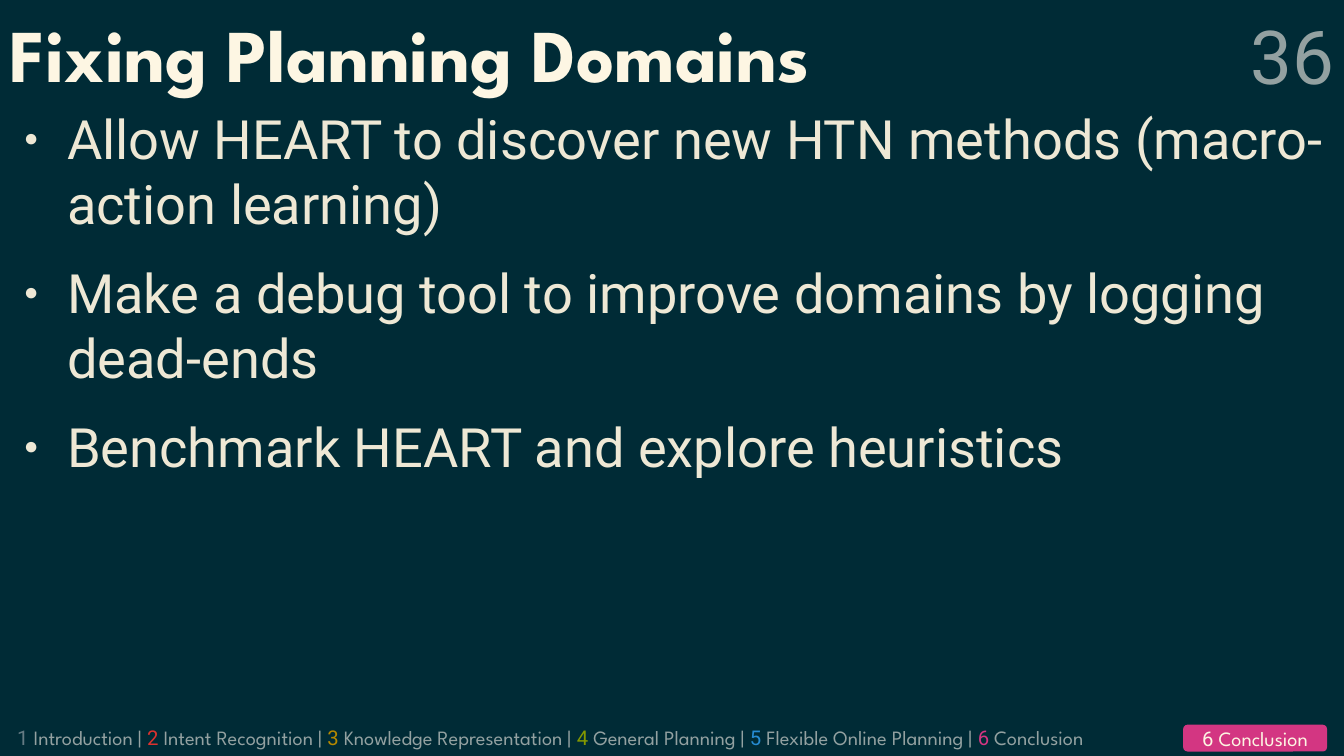
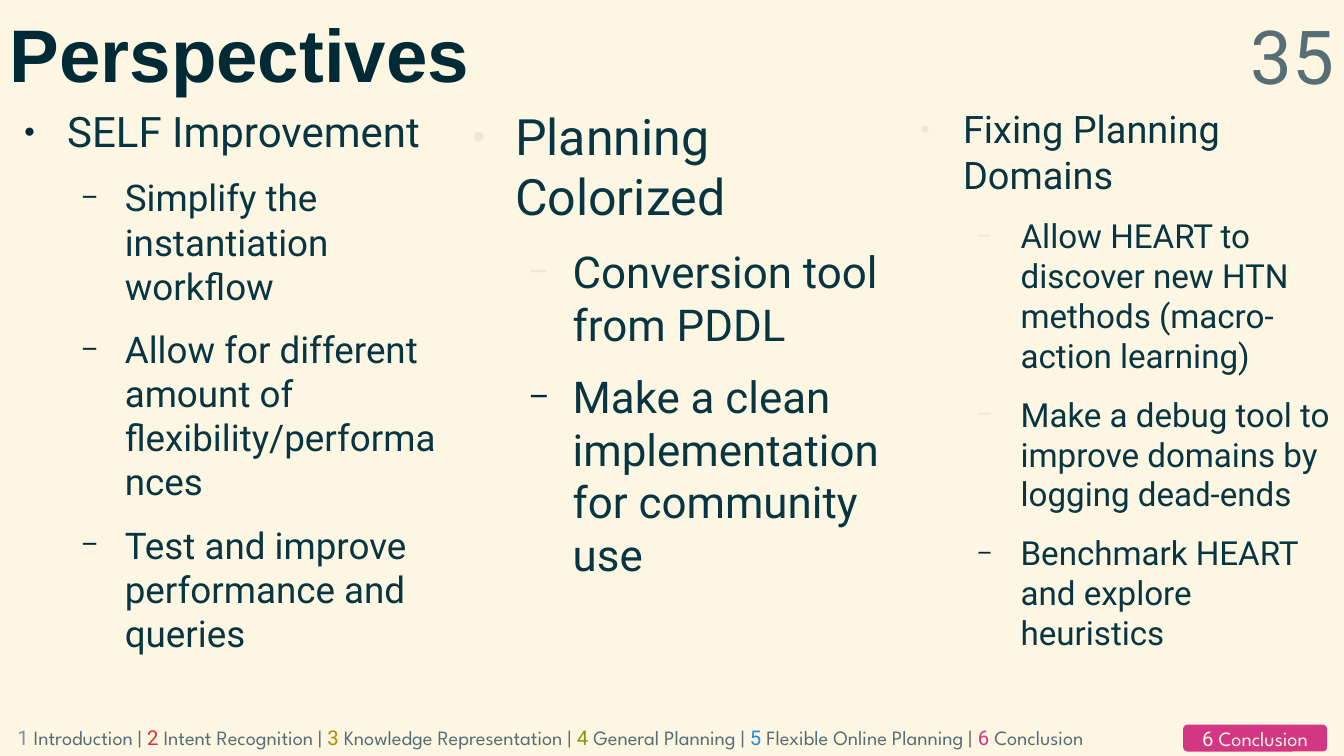
Before and after one commit to grea09/gennio, a slide deck: slide 35 of doc/defense.odp (slide 36 before the commit). Drawn at 1344x756 pixels with LibreOffice and Linux fonts; fonts in the diff are those of the drawing. Boxes give left, top, right and bottom in pixels: in the first picture for what was removed or moved away, otherwise in the second. Text is boxed around its words. In the diff, an @@ line names an element or a change of style, - is before the commit and + after.

```diff
--- a/doc/defense.odp
+++ b/doc/defense.odp
@@ background #002B36 to #FDF6E3 @@
@@ title added at (x1=10, y1=28, x2=469, y2=96), 44 pt, text #002B36, bold @@
+Perspectives
@@ title removed at (x1=10, y1=30, x2=809, y2=99) @@
-Fixing Planning Domains
@@ page number at (x1=1250, y1=30, x2=1334, y2=85): text changed; text colour #93A1A1 to #586E75 @@
-36
+35
@@ text added at (x1=67, y1=116, x2=436, y2=655), 21.7 pt, text #073642 @@
+● SELF Improvement
+  − Simplify the instantiation workflow
+  − Allow for different amount of flexibility/performances
+  − Test and improve performance and queries
@@ text added at (x1=515, y1=117, x2=879, y2=572), 25.9 pt, text #073642 @@
+● Planning Colorized
+  − Conversion tool from PDDL
+  − Make a clean implementation for community use
@@ text "Fixing Planning Domains" moved from (x1=67, y1=115, x2=1323, y2=478) to (x1=963, y1=114, x2=1329, y2=646) @@
@@ text at (x1=963, y1=114, x2=1220, y2=190): paragraph added @@
+● Fixing Planning Domains
@@ text at (x1=1021, y1=223, x2=1329, y2=646): size 32 to 19.6 pt, text colour #EEE8D5 to #073642 in "Allow HEART to discover new HTN methods ...", "Make a debug tool to improve domains ...", "Benchmark HEART and explore heuristics"; bullet ● to −; list level 1 to 2 in "Allow HEART to discover new ..."; list level 1 to 2 in "Make a debug tool to ..."; list level 1 to 2 in "Benchmark HEART and explore heuristics"; bullet colour #EEE8D5 to #002B36 @@
@@ text "1 Introduction | 2 Intent ..." at (x1=17, y1=730, x2=1083, y2=750): text colour #657B83 to #839496 in "1"; text colour #93A1A1 to #586E75 @@
```
Also in this commit, not shown: 3 other slides changed, 2 slides removed, 3 other files.
